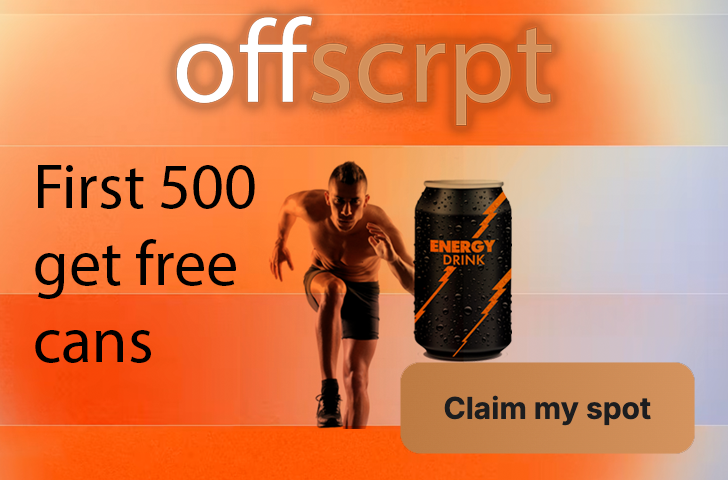
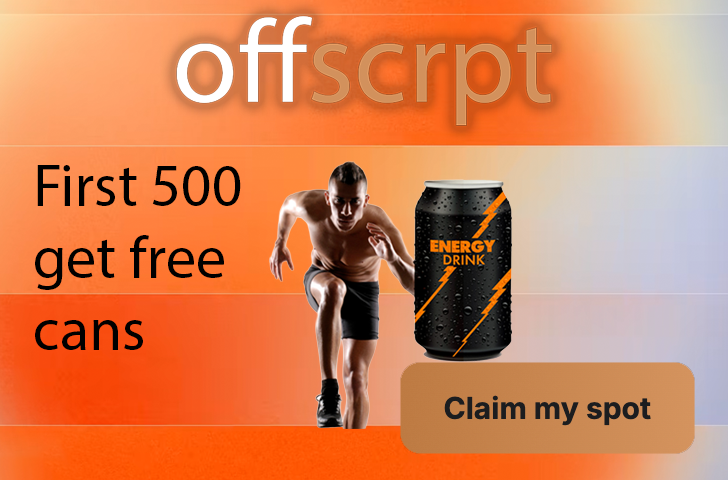
Layers edited between the first and the second 728×480 image:
painted on "description" over [left=35, top=165, right=255, bottom=363]
"product": blend multiply → normal, painted on it over [left=240, top=145, right=512, bottom=429]